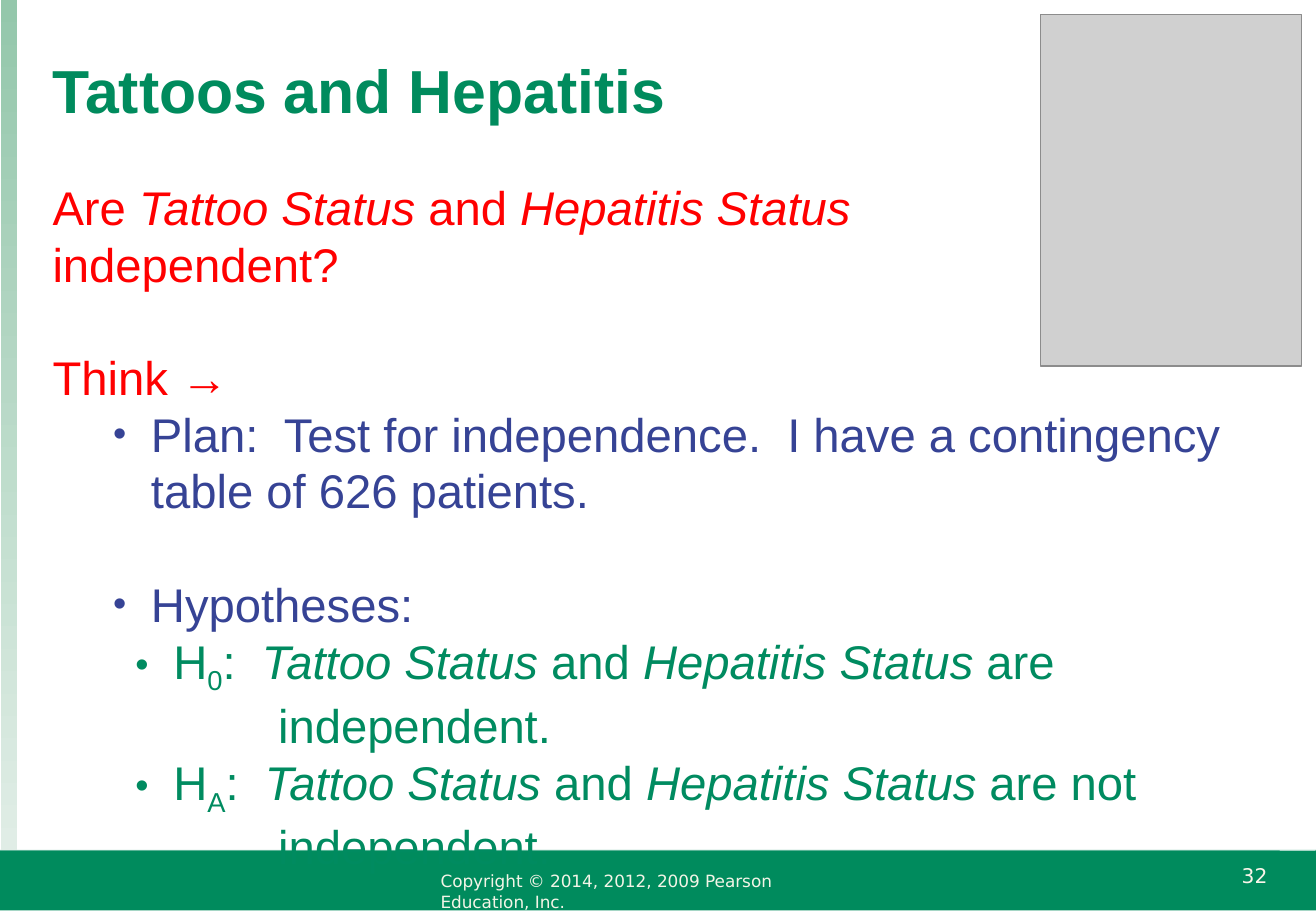
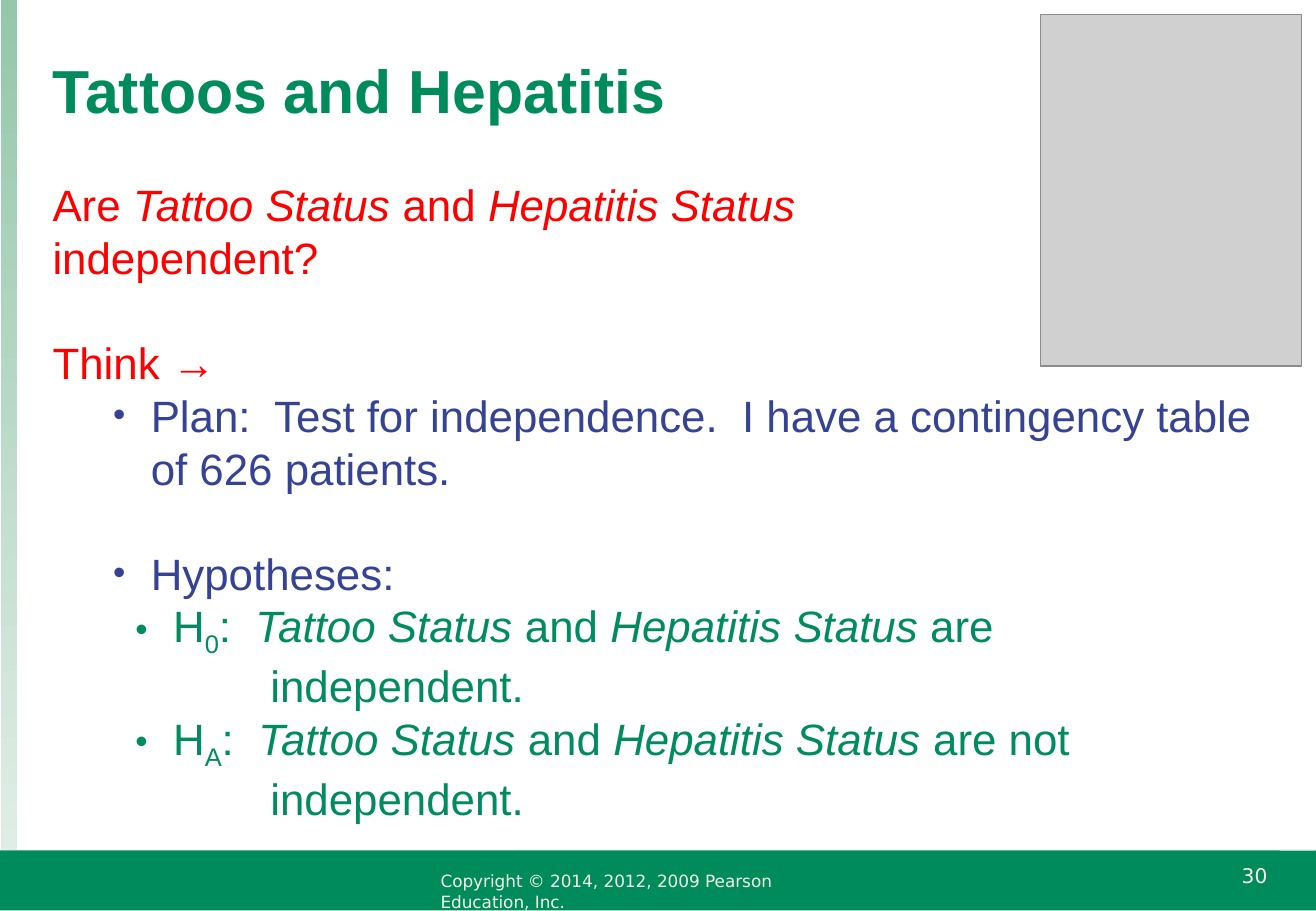
Before and after one commit to raffled/STAT111, a slide deck: slide 30 of week6/IS4_ppt_chapter22.ppt (slide 32 before the commit). Drawn at 1316x911 pixels with LibreOffice and Linux fonts; fonts in the diff are those of the drawing; grey boxes stand for pictures; background and template pictures are left out. Boxes give left, top, right and bottom in pixels: in the first picture for what was removed or moved away, otherwise in the second. Text is boxed around its words. In the diff, an @@ line names an element or a change of style, - is before the commit and + after.

```diff
--- a/week6/IS4_ppt_chapter22.ppt
+++ b/week6/IS4_ppt_chapter22.ppt
@@ text "Are Tattoo Status and Hepatitis ..." at [53,189,1251,764]: size 28 to 26 pt @@
@@ page number at [1242,868,1268,884]: text changed @@
-32
+30
```
Also in this commit, not shown: 9 other slides changed, 7 slides removed, 6 other files.
